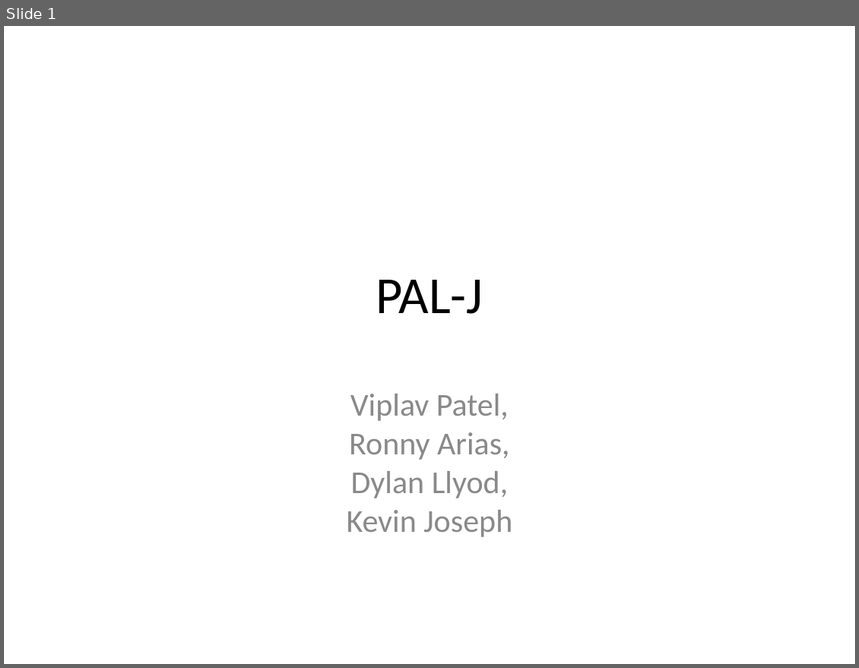
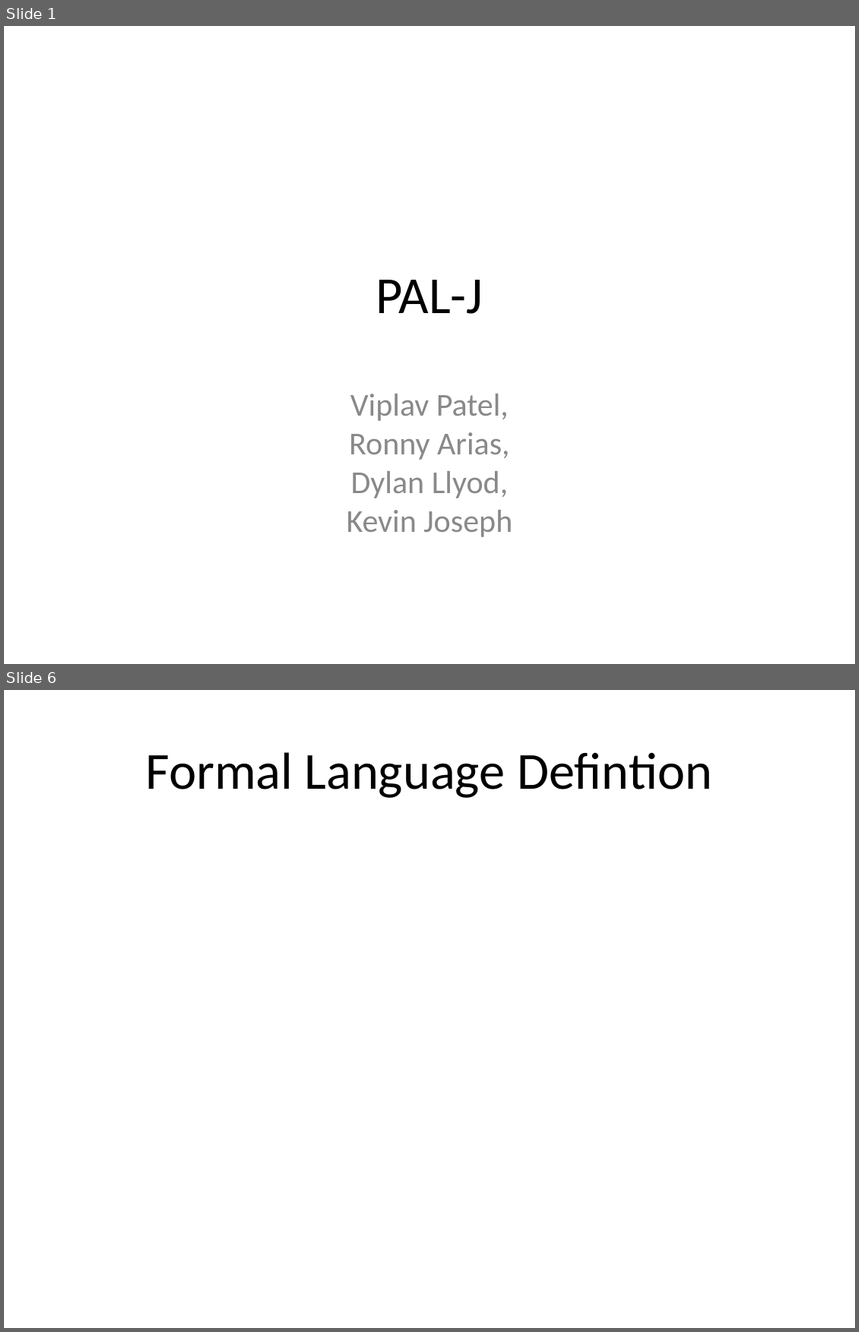
Before and after one commit to SkollFang/bnf-spec, a slide deck: PAL-Jpresentation.ppt. Shown one above the other, each under a label of ours: slide 1 before the commit, slides 1 and 6 after it; the slides between them are not shown. The pictures are 859x668 and 859x1332 pixels, drawn with LibreOffice and Linux fonts; fonts in the diff are those of the drawing. Boxes give left, top, right and bottom in pixels: in the first picture for what was removed or moved away, otherwise in the second. Text is boxed around its words. In the diff, an @@ line names an element or a change of style, - is before the commit and + after.

Commit message:
added part of the "run-through" in the language manual section

```diff
--- a/PAL-Jpresentation.ppt
+++ b/PAL-Jpresentation.ppt
@@ slide 6 added at (4, 690, 855, 1328), background #FFFFFF @@
@@ title added at (146, 752, 712, 798), 44 pt, text #000000 @@
+Formal Language Defintion
```
Also in this commit, not shown: 1 slide changed, 3 other slides added, 1 slide removed.
